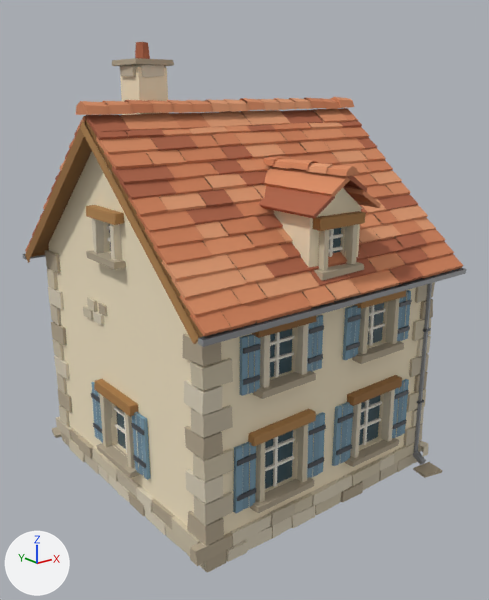
Two versions of the glTF model games/la-petite-ligne-2/assets/lieux/aubrune/batiments/lucie.glb, one commit apart.
Rendered twice from a camera (50 mm lens) standing at (-8.93, -11.5, 8.36) and looking at (0.01, -0.33, 3.89). Lighting does not change. The marker at lower left points along +X, +Y and +Z. The picture after the commit comes second. Vertices at exactly the same position are counted once.

In view in the first picture: 'lucie'.
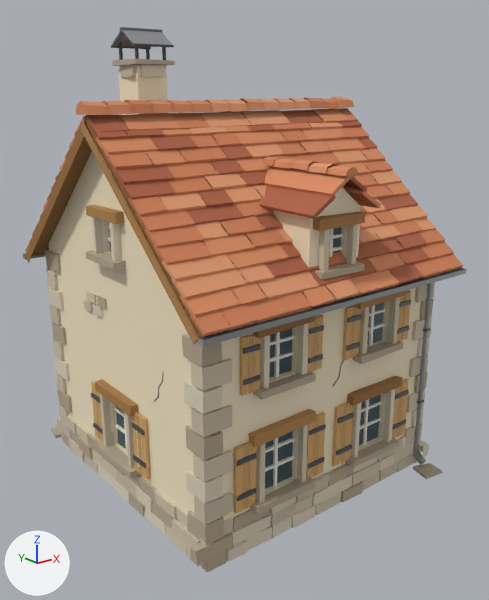
Pixel boxes [x1, y1, x2, y2] of what changed, in the pictures (489 x 600 px):
'lucie', reshaped: before [23, 42, 467, 573]; after [23, 27, 467, 573]
part 1 of me_lucie, built on: before [50, 157, 409, 572]; after [45, 157, 443, 572]
part 2 of me_lucie, reshaped: before [92, 218, 110, 253]; after [83, 27, 175, 317]
part 3 of me_lucie, recoloured: [91, 290, 411, 513] in both

The change in detail:
me_lucie is used by ob_lucie; location (0.0, 0.0, 0.0).
me_lucie had 4477 vertices, 3955 faces and spanned x -3.42..3.42, y -3.7..3.73, z -0.01..9.2.
me_lucie now has 4929 vertices, 4437 faces and spans x -3.42..3.42, y -3.71..3.73, z -0.02..9.44.
me_lucie part 1: 288 vertices moved from x -3.19..3.12, y -3.42..3.29, z -0.01..7.07 to x -3.19..3.13, y -3.42..3.29, z -0.01..7.07; 353 vertices removed from x -3.11..3.1, y -3.35..3.3, z -0.01..7.09; 1698 vertices added at x -3.26..3.3, y -3.71..3.73, z -0.02..7.08.
me_lucie part 2: 9 vertices moved from x -3.16..-2.91, y -0.3..0.43, z 5.3..6.01 to x -3.16..-2.91, y -0.3..0.43, z 5.29..6.01; 8 vertices removed from x -2.92..-2.86, y -0.04..0.04, z 5.3..6.0; 184 vertices added at x -3.26..-1.33, y -0.6..1.28, z 3.9..9.44.
me_lucie part 3: 156 kept faces spanning x -3.1..3.1, y -3.1..3.1, z 0.0..4.33 get new vertex colours; the middle colour goes from blue #7c9db0 to orange #d7a86a.
Other edits to the shape of me_lucie do not show in these pictures.
